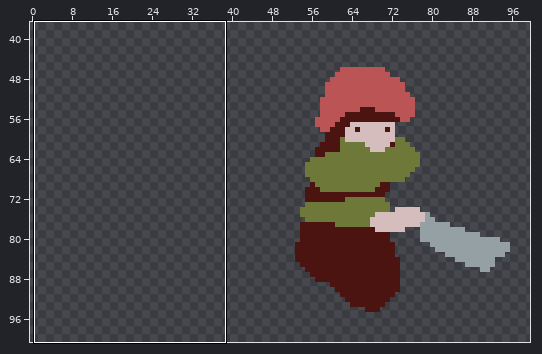
Two states of a pixel-art file, Assets/Art/Character/PlayerRedesigned/ase/block.ase. The picture above shows the old version from afar; the outline marks the close-up.
Close-up. As it was:
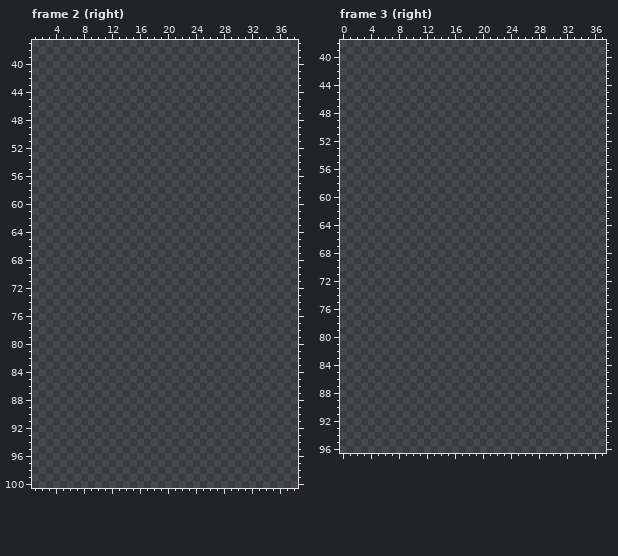
128x128 pixels, 26 frames. Shown: frame 2 (right): x 1..38, y 37..100; frame 3 (right): x 0..37, y 38..96. The wide view leaves out empty margins. The commit also changed other frames or places, which this record leaves out.
After the commit:
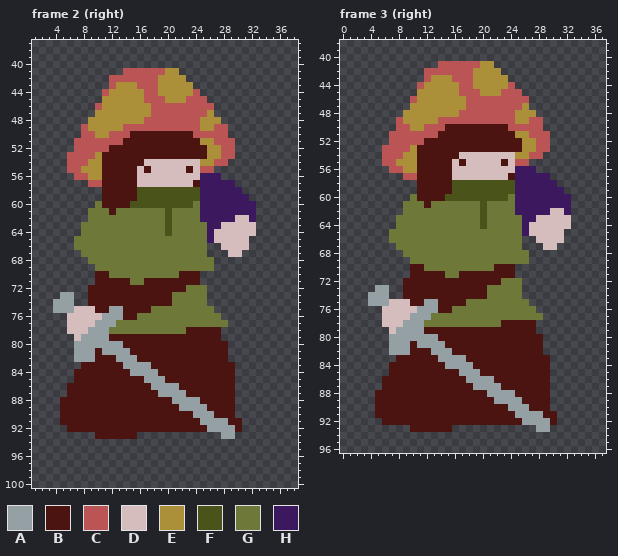
Palette (. is transparent): A #94a0a4  B #4b1410  C #bb5555  D #d6bdbd  E #ac8f39  F #4a531a  G #6e7839  H #3c185f
Edits made:
layer "ref" now shown
Changed rows in their new state; - is an unchanged pixel.
Frame 2 (right), layer "ref":
first column x 4:
 41 ----------CCCCCCEE-----------
 42 --------CCCCCCCEEEE----------
 43 --------CEEECCCEEEEE---------
 44 -------CEEEEECCEEEEEC--------
 45 -------EEEEEECCCEEECCC-------
 46 ------CEEEEEEECCCCCCCCC------
 47 ------EEEEEEEECCCCCCCCE------
 48 -----EEEEEEEECCCCCCCCEEE-----
 49 ----CEEEEECCCCCCCCCCCEECC----
 50 ----CCEECCCBBBBBBBBBCCCCC----
 51 ---CCCCCCCBBBBBBBBBBBEECCC---
 52 ---CCCCCBBBBBBBBBBBBBBEECC---
 53 --CCCCEBBBBBBBBBBBBBBBEECC---
 54 --CCCEEBBBBBBDDDDDDDDEECC----
 55 --CCEEEBBBBBDBDDDDDBDCC------
 56 ---CCEEBBBBBDDDDDDDDDHHH-----
 57 -----CCBBBBBDDDDDDDDBHHHHH---
 58 -------BBBBBFFFFFFFFFHHHHHH--
 59 -------BBBBBFFFFFFFFFHHHHHHH-
 60 ------GBBBBFFFFFFFFFGHHHHHHHH
 61 -----GGGBGGGGGGGFGGGGHHHHHHHH
 62 -----GGGGGGGGGGGFGGGGHHHHHDDH
 63 ----GGGGGGGGGGGGFGGGGGHHDDDDD
 64 ----GGGGGGGGGGGGFGGGGGHDDDDDD
 65 ---GGGGGGGGGGGGGGGGGGGHDDDDD-
 66 ---GGGGGGGGGGGGGGGGGGG--DDDD-
 67 ----GGGGGGGGGGGGGGGGGG---DD--
 68 -----GGGGGGGGGGGGGGGGGG------
 69 ------GGGGGGGGGGGGGGGGG------
 70 ------BBGGGGGGGGGGBBB--------
 71 ------BBBBBGGBBBBBBBB--------
 72 -----BBBBBBBBBBBBBBGGG-------
 73 -AA--BBBBBBBBBBBBGGGGG-------
 74 AAA--BBBBBBBBBBBBGGGGG-------
 75 AAADDDBBAABBBBGGGGGGGGG------
 76 --DDDDDAAABBGGGGGGGGGGGG-----
 77 --DDDDAAAGGGGGGGGGGGGGGGG----
 78 --DDDAAAGGGGGGGGGGGBBBBB-----
 79 ---DAAAABBBBBBBBBBBBBBBB-----
 80 ---AAAAAAABBBBBBBBBBBBBBB----
 81 ---AAABAAAABBBBBBBBBBBBBB----
 82 ---AAABBBAAABBBBBBBBBBBBB----
 83 ----BBBBBBAAAABBBBBBBBBBBB---
 84 ---BBBBBBBBAAAABBBBBBBBBBB---
 85 ---BBBBBBBBBBAAABBBBBBBBBB---
 86 --BBBBBBBBBBBBAAAABBBBBBBB---
 87 --BBBBBBBBBBBBBAAAABBBBBBB---
 88 -BBBBBBBBBBBBBBBBAAAABBBBB---
 89 -BBBBBBBBBBBBBBBBBAAAABBBB---
 90 -BBBBBBBBBBBBBBBBBBBAAABBB---
 91 -BBBBBBBBBBBBBBBBBBBBAAAABB--
 92 --BBBBBBBBBBBBBBBBBBBBAAAAB--
 93 ------BBBBBB------------AA---
Frame 3 (right), layer "ref":
first column x 4:
41 ----------CCCCCCEE-----------
42 --------CCCCCCCEEEE----------
43 --------CEEECCCEEEEE---------
44 -------CEEEEECCEEEEEC--------
45 -------EEEEEECCCEEECCC-------
46 ------CEEEEEEECCCCCCCCC------
47 ------EEEEEEEECCCCCCCCE------
48 -----EEEEEEEECCCCCCCCEEE-----
49 ----CEEEEECCCCCCCCCCCEECC----
50 ----CCEECCCBBBBBBBBBCCCCC----
51 ---CCCCCCCBBBBBBBBBBBEECCC---
52 ---CCCCCBBBBBBBBBBBBBBEECC---
53 --CCCCEBBBBBBBBBBBBBBBEECC---
54 --CCCEEBBBBBBDDDDDDDDEECC----
55 --CCEEEBBBBBDBDDDDDBDCC------
56 ---CCEEBBBBBDDDDDDDDDHHH-----
57 -----CCBBBBBDDDDDDDDBHHHHH---
58 -------BBBBBFFFFFFFFFHHHHHH--
59 -------BBBBBFFFFFFFFFHHHHHHH-
60 ------GBBBBFFFFFFFFFGHHHHHHHH
61 -----GGGBGGGGGGGFGGGGHHHHHHHH
62 -----GGGGGGGGGGGFGGGGHHHHHDDH
63 ----GGGGGGGGGGGGFGGGGGHHDDDDD
64 ----GGGGGGGGGGGGFGGGGGHDDDDDD
65 ---GGGGGGGGGGGGGGGGGGGHDDDDD-
66 ---GGGGGGGGGGGGGGGGGGG--DDDD-
67 ----GGGGGGGGGGGGGGGGGG---DD--
68 -----GGGGGGGGGGGGGGGGGG------
69 ------GGGGGGGGGGGGGGGGG------
70 ------BBGGGGGGGGGGBBB--------
71 ------BBBBBGGBBBBBBBB--------
72 -----BBBBBBBBBBBBBBGGG-------
73 -AA--BBBBBBBBBBBBGGGGG-------
74 AAA--BBBBBBBBBBBBGGGGG-------
75 AAADDDBBAABBBBGGGGGGGGG------
76 --DDDDDAAABBGGGGGGGGGGGG-----
77 --DDDDAAAGGGGGGGGGGGGGGGG----
78 --DDDAAAGGGGGGGGGGGBBBBB-----
79 ---DAAAABBBBBBBBBBBBBBBB-----
80 ---AAAAAAABBBBBBBBBBBBBBB----
81 ---AAABAAAABBBBBBBBBBBBBB----
82 ---AAABBBAAABBBBBBBBBBBBB----
83 ----BBBBBBAAAABBBBBBBBBBBB---
84 ---BBBBBBBBAAAABBBBBBBBBBB---
85 ---BBBBBBBBBBAAABBBBBBBBBB---
86 --BBBBBBBBBBBBAAAABBBBBBBB---
87 --BBBBBBBBBBBBBAAAABBBBBBB---
88 -BBBBBBBBBBBBBBBBAAAABBBBB---
89 -BBBBBBBBBBBBBBBBBAAAABBBB---
90 -BBBBBBBBBBBBBBBBBBBAAABBB---
91 -BBBBBBBBBBBBBBBBBBBBAAAABB--
92 --BBBBBBBBBBBBBBBBBBBBAAAAB--
93 ------BBBBBB------------AA---
Where, in picture pixels (left, top, right, bottom), the same in both close-ups:
added: (53, 68, 256, 439)
added: (368, 61, 571, 432)
